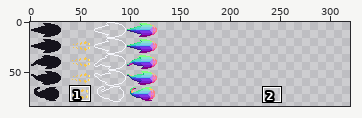
Sprite sheet: assets/textures/entity/hunter_fish.png. The picture above shows the old version from afar; the outline marks the close-up.
Close-up. Before the edit:
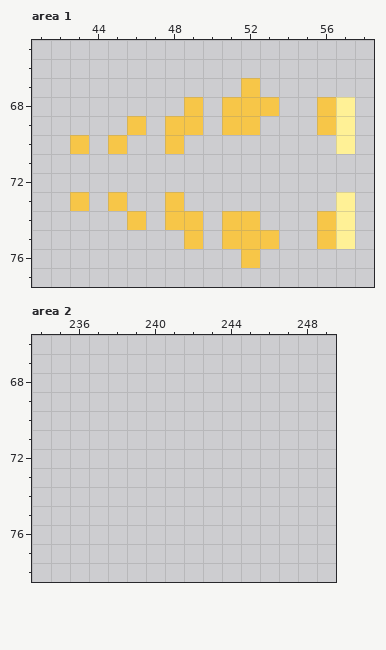
The file is 320x160 pixels. Shown: area 1: x 41..58, y 65..77; area 2: x 234..249, y 66..78. The wide view leaves out empty margins. The commit also changed other parts of the picture, which this record leaves out.
The same view after the edit:
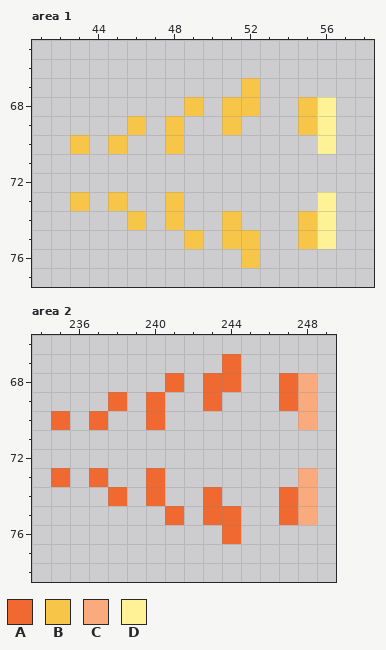
Palette (. is transparent): A #f06930  B #f7c648  C #faab7d  D #fff196
Changes in this commit:
--- area 1
@@ x 47..58 @@
 67 .....B......
-68 ..B.BBB..BD.
-69 .BB.BB...BD.
-70 .B........D.
+68 ..B.BB..BD..
+69 .B..B...BD..
+70 .B.......D..
 71 ............
 72 ............
-73 .B........D.
-74 .BB.BB...BD.
-75 ..B.BBB..BD.
+73 .B.......D..
+74 .B..B...BD..
+75 ..B.BB..BD..
 76 .....B......
--- area 2
@@ x 234..249 @@
 66 ................
-67 ................
-68 ................
-69 ................
-70 ................
+67 ..........A.....
+68 .......A.AA..AC.
+69 ....A.A..A...AC.
+70 .A.A..A.......C.
 71 ................
 72 ................
-73 ................
-74 ................
-75 ................
-76 ................
+73 .A.A..A.......C.
+74 ....A.A..A...AC.
+75 .......A.AA..AC.
+76 ..........A.....
 77 ................
Where, in picture pixels (left, top, right, bottom), the same in both close-ups:
changed: (184, 97, 355, 249)
added: (51, 354, 317, 544)
